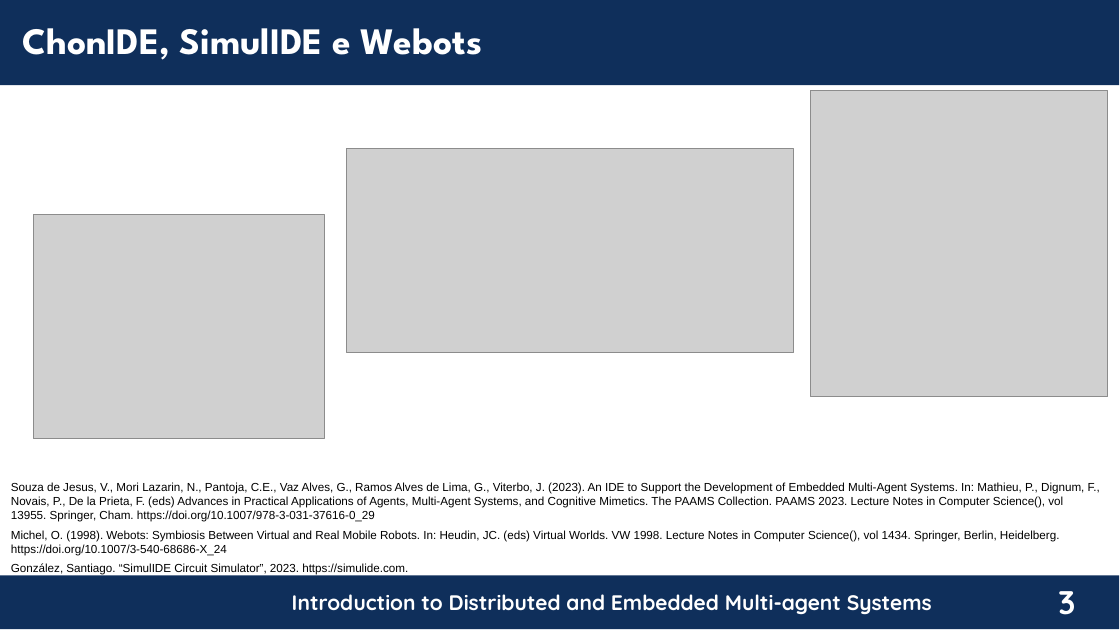
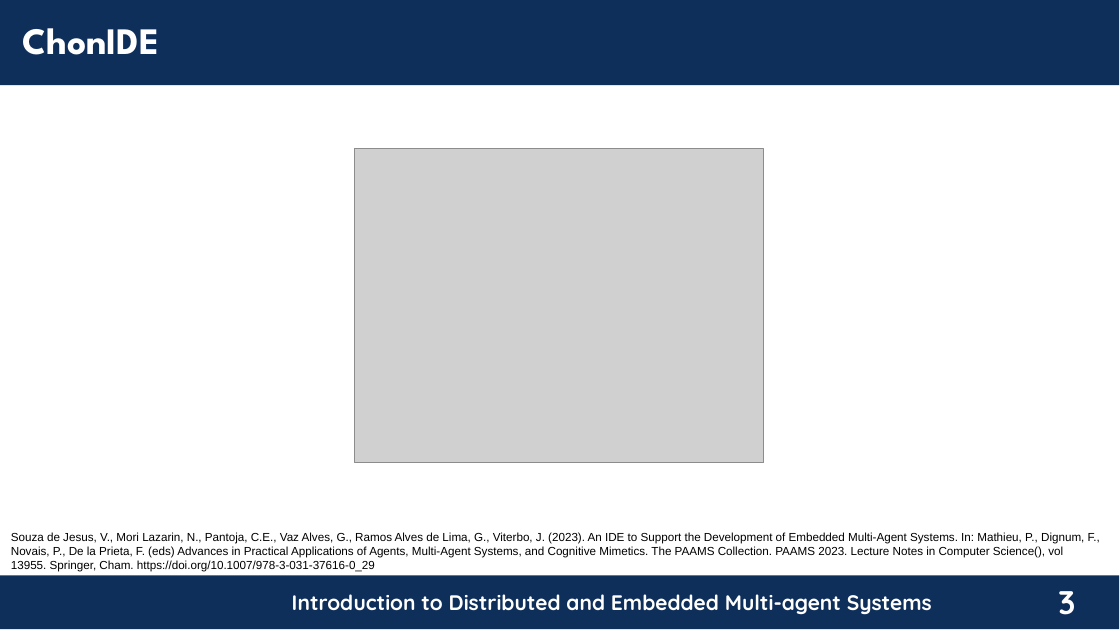
Before and after one commit to chon-group/distributedAndEmbeddedAI, a slide deck: slide 3 of course/05-TheDevelopmentTool/TheDevelopmentTool_20240217.odp. Drawn at 1120x630 pixels with LibreOffice and Linux fonts; fonts in the diff are those of the drawing; grey boxes stand for pictures; background and template pictures are left out. Boxes give left, top, right and bottom in pixels: in the first picture for what was removed or moved away, otherwise in the second. Text is boxed around its words. In the diff, an @@ line names an element or a change of style, - is before the commit and + after.

Commit message:
Adjustments in the Development Tools  Presentation (pt).

```diff
--- a/course/05-TheDevelopmentTool/TheDevelopmentTool_20240217.odp
+++ b/course/05-TheDevelopmentTool/TheDevelopmentTool_20240217.odp
@@ text at [22, 28, 159, 55]: text changed @@
-ChonIDE, SimulIDE e Webots
+ChonIDE
@@ picture removed at [811, 90, 1108, 397] @@
@@ picture: place and size @@
-picture at [347, 149, 794, 353]
+picture at [355, 149, 764, 463]
@@ picture removed at [33, 215, 324, 439] @@
@@ text "Souza de Jesus, V., Mori ...": place and size @@
-text "Souza de Jesus, V., Mori ..." at [11, 482, 1100, 575]
+text "Souza de Jesus, V., Mori ..." at [11, 532, 1100, 572]
@@ text at [11, 530, 1060, 575]: paragraphs removed @@
-Michel, O. (1998). Webots: Symbiosis Between Virtual and Real Mobile Robots. In: Heudin, JC. (eds) Virtual Worlds. VW 1998. Lecture Notes in Computer Science(), vol 1434. Springer, Berlin, Heidelberg. https://doi.org/10.1007/3-540-68686-X_24
-González, Santiago. “SimulIDE Circuit Simulator”, 2023. https://simulide.com.
```
Also in this commit, not shown: 15 other slides changed, 58 slides added, 30 slides removed, 2 other files.
